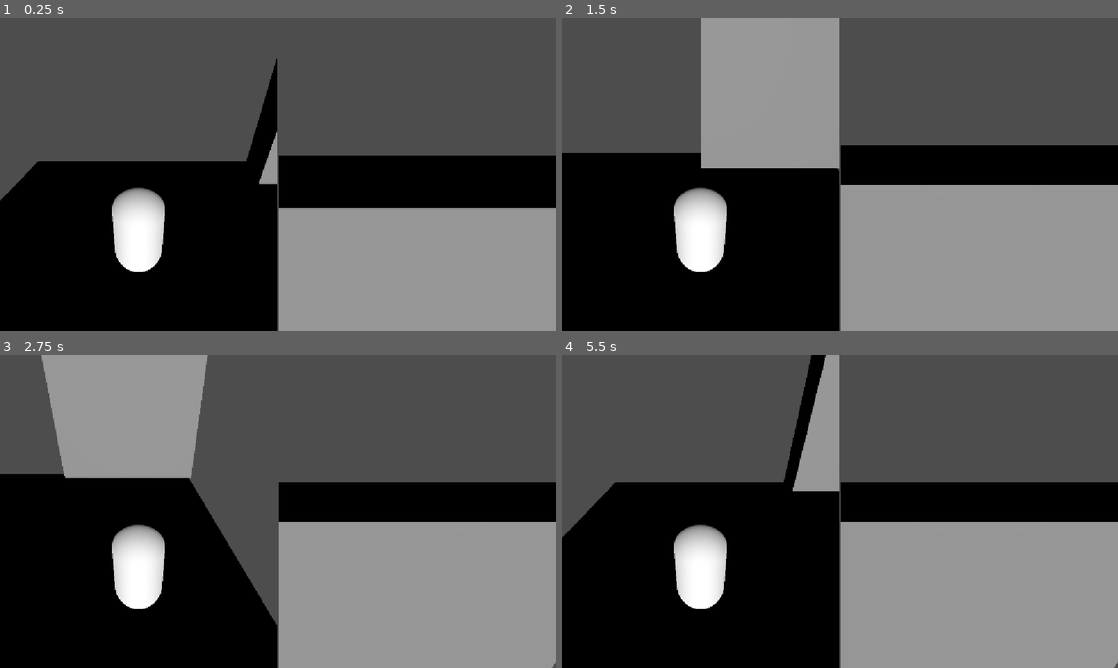
Above: before the commit, frames 1-4 (two rows, left to right).
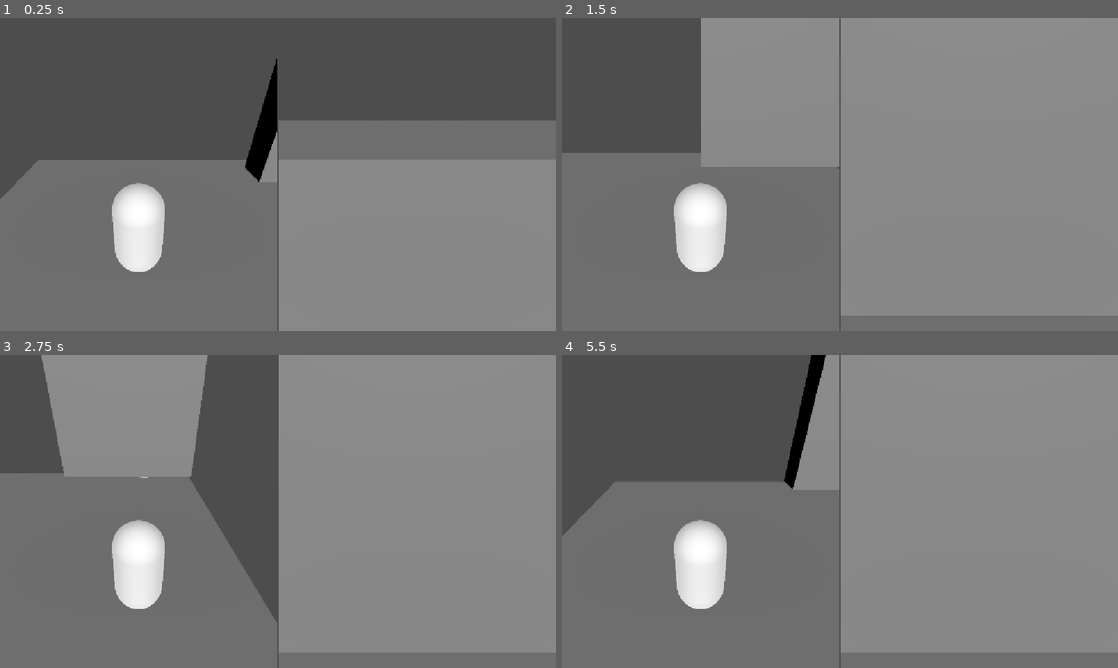
Above: after the commit, the same moments.

Repository: likuuuado/protokaijus
Game: Godot game, scene res://Escenas/Muundo.tscn
Two runs of this game, one before a commit and one after it. Both use one fixed random seed, a clock stepped at 60 frames per second and the inputs below.
Inputs:
- Up to frame 1 (0.25 s): no input
- Up to frame 2 (1.5 s): hold D (p1right) 0.53-1.28 s; tap Down (p2down) at 0.6 s; hold S (p1down) from 1.28 s (still down); tap Left (p2left) at 1.35 s
- Up to frame 3 (2.75 s): release S (p1down) at 2.03 s; hold D (p1right) from 2.03 s (still down); tap Right (p2right) at 2.1 s
- Up to frame 4 (5.5 s): release D (p1right) at 2.78 s; hold W (p1up) 2.78-3.53 s; tap one key every 0.75 s from 2.85 s: Up (p2up) Down (p2down) Left (p2left) Right (p2right); hold A (p1left) 3.53-5.03 s; hold S (p1down) from 5.03 s (still down)

The runs differ from the first frame. In frame 1, 39% of the frame differs, in the area x 0-100%, y 32-100%; in frame 2, 55%; in frame 3, 54%; in frame 4, 56%, in the area x 0-100%, y 0-100%.

Commit message:
ya tienen collioson y gravedad

Diff:
--- a/Escenas/Muundo.tscn
+++ b/Escenas/Muundo.tscn
@@ -3,7 +3,10 @@
 [ext_resource type="PackedScene" uid="uid://ddilmyv6145ws" path="res://SplitScreen.tscn" id="1_ojkhu"]
 [ext_resource type="PackedScene" uid="uid://mbp0k03o586f" path="res://pj_base.tscn" id="1_w0u4g"]
 
-[sub_resource type="PhysicsMaterial" id="PhysicsMaterial_3em1u"]
+[sub_resource type="PhysicsMaterial" id="PhysicsMaterial_aoydg"]
+
+[sub_resource type="BoxShape3D" id="BoxShape3D_lcbh6"]
+size = Vector3(26.964355, 2.3328857, 15.166992)
 
 [node name="Node3D" type="Node3D" unique_id=186347168]
 transform = Transform3D(1, 0, 0, 0, 1, 0, 0, 0, 1, 0, -0.22545195, 0)
@@ -15,20 +18,23 @@
 transform = Transform3D(1, 0, 0, 0, 1, 0, 0, 0, 1, 0.54564285, 2.8822234, 6.387951)
 player_number = 1
 
-[node name="StaticBody3D" type="StaticBody3D" parent="." unique_id=659575468]
-transform = Transform3D(1, 0, 0, 0, 1, 0, 0, 0, 1, 4.8089304, 0.5189972, 0)
-physics_material_override = SubResource("PhysicsMaterial_3em1u")
-
-[node name="CSGBox3D" type="CSGBox3D" parent="StaticBody3D" unique_id=854938100]
-transform = Transform3D(1, 0, 0, 0, 1, 0, 0, 0, 1, -1.6563416, 0, 7.2904053)
-size = Vector3(16.001892, 1, 15.580811)
-
-[node name="CSGBox3D2" type="CSGBox3D" parent="StaticBody3D" unique_id=1900388460]
-transform = Transform3D(1, 0, 0, 0, 1, 0, 0, 0, 1, 2.4833374, 4.3062887, 3.5022135)
-size = Vector3(5.966675, 4.7596436, 1)
-
 [node name="Node3D" parent="." unique_id=1043900976 instance=ExtResource("1_ojkhu")]
 transform = Transform3D(1, 0, 0, 0, 1, 0, 0, 0, 1, 0, 1.8802133, 0)
 
 [node name="DirectionalLight3D" type="DirectionalLight3D" parent="." unique_id=284846008]
-transform = Transform3D(1, 0, 0, 0, 1, 0, 0, 0, 1, 0, 2.3658714, 10.995476)
+transform = Transform3D(1, 0, 0, 0, 0.84331626, 0.5374176, 0, -0.5374176, 0.84331626, 0, 5.2358766, 10.995476)
+
+[node name="CSGBox3D" type="CSGBox3D" parent="." unique_id=854938100]
+transform = Transform3D(1, 0, 0, 0, 1, 0, 0, 0, 1, 3.1525888, 0.5189972, 7.2904053)
+size = Vector3(16.001892, 1, 15.580811)
+
+[node name="CSGBox3D2" type="CSGBox3D" parent="." unique_id=1900388460]
+transform = Transform3D(1, 0, 0, 0, 1, 0, 0, 0, 1, 7.292268, 4.825286, 3.5022135)
+size = Vector3(5.966675, 4.7596436, 1)
+
+[node name="StaticBody3D" type="StaticBody3D" parent="." unique_id=832586419]
+physics_material_override = SubResource("PhysicsMaterial_aoydg")
+
+[node name="CollisionShape3D" type="CollisionShape3D" parent="StaticBody3D" unique_id=1243445628]
+transform = Transform3D(1, 0, 0, 0, 1, 0, 0, 0, 1, 1.3039551, 0.6664429, 7.083496)
+shape = SubResource("BoxShape3D_lcbh6")
--- a/pj_base.gd
+++ b/pj_base.gd
@@ -5,6 +5,7 @@
 @export var material: StandardMaterial3D
 @export var mesh: MeshInstance3D
 
+var gravity: float = ProjectSettings.get_setting("physics/3d/default_gravity")
 
 func _ready() -> void:
 	if material:
@@ -31,5 +32,10 @@
 		velocity.x = move_toward(velocity.x, 0, move_vel)
 		velocity.z = move_toward(velocity.z, 0, move_vel)
 
+	if not is_on_floor():
+		velocity.y -= gravity * delta
+	else:
+		velocity.y = 0
+
 
 	move_and_slide()
--- a/project.godot
+++ b/project.godot
@@ -71,6 +71,7 @@
 [physics]
 
 3d/physics_engine="Jolt Physics"
+3d/default_gravity=12.847999999999999
 
 [rendering]
 
